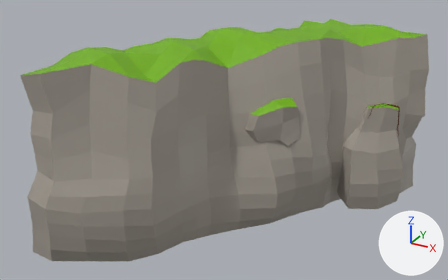
Before and after pictures for a commit that changed the FBX model Assets/Blender/Landscape/Ground/Cliff 003.fbx.
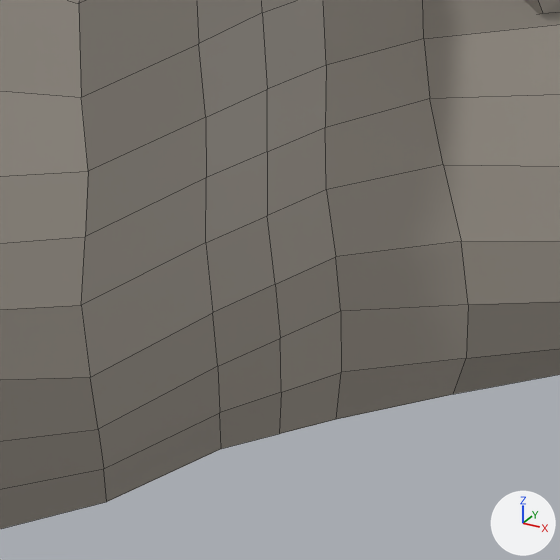
Each version appears first whole from a 50 mm lens placed at (3.29, -16.33, 9.72), pointed at (-4.37, -2.4, 2.76), and next in a close-up on the part from 30% to 58% of the width and 50% to 96% of the height. The lights are fixed; the arrows at lower right show +X, +Y and +Z. The close-ups show mesh edges as thin lines. Where no turn or scale is listed for an object, it has been applied to the vertices.

The first close-up shows 'Cliff 003'.
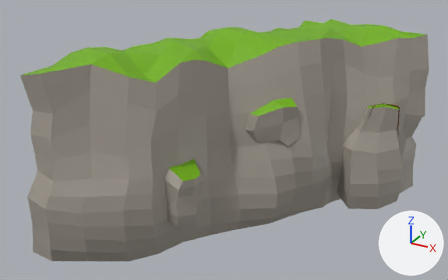
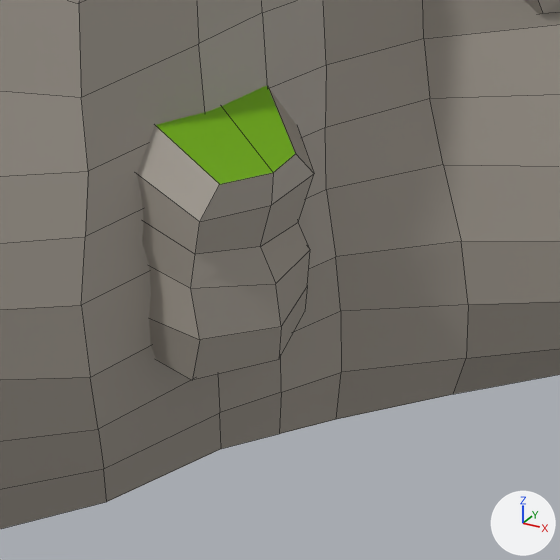
Commit message: Cliff V1.7

Changed parts and their boxes [x1, y1, x2, y2] in the close-ups (560 x 560 px):
```json
{"part": 1, "of": "me_cube_003", "change": "added", "after": [137, 86, 314, 380]}
```

The change, as JSON lines over the scene's bpy script:
```json
{"op": "add", "block": "mat_cliff_green_001_005", "code": ["mat_cliff_green_001_005 = principled_material('Cliff Green 001.005')", "mat_cliff_green_001_005.base_color = (0.171, 0.445, 0.0)  # green #73b200"]}
{"op": "add", "block": "mat_cliff_grey_001_005", "code": ["mat_cliff_grey_001_005 = principled_material('Cliff Grey 001.005')", "mat_cliff_grey_001_005.base_color = (0.347, 0.314, 0.27)  # grey #9f988e"]}
{"block": "me_cube_003", "where": "# used by ob_cliff_003; location = (0.0, 0.0, 0.0)"}
{"op": "remove", "block": "me_cube_003", "code": "me_cube_003.from_pydata(...)  # 503 vertices, 462 faces; spans x -7.89..0.2, y -6.8..2.64, z 0.17..5.51"}
{"op": "add", "block": "me_cube_003", "code": "me_cube_003.from_pydata(...)  # 539 vertices, 496 faces; spans x -7.89..0.2, y -6.8..2.64, z 0.17..5.51"}
{"block": "me_cube_003", "change": "me_cube_003 part 1: a new loose piece of 36 vertices spanning x -5.25..-4.0, y -4.94..-3.41, z 1.21..2.98"}
{"op": "add", "block": "me_cube_003", "code": "me_cube_003.materials.append(mat_cliff_grey_001_005)  # grey #9f988e"}
{"op": "add", "block": "me_cube_003", "code": "me_cube_003.materials.append(mat_cliff_green_001_005)  # green #73b200"}
```
